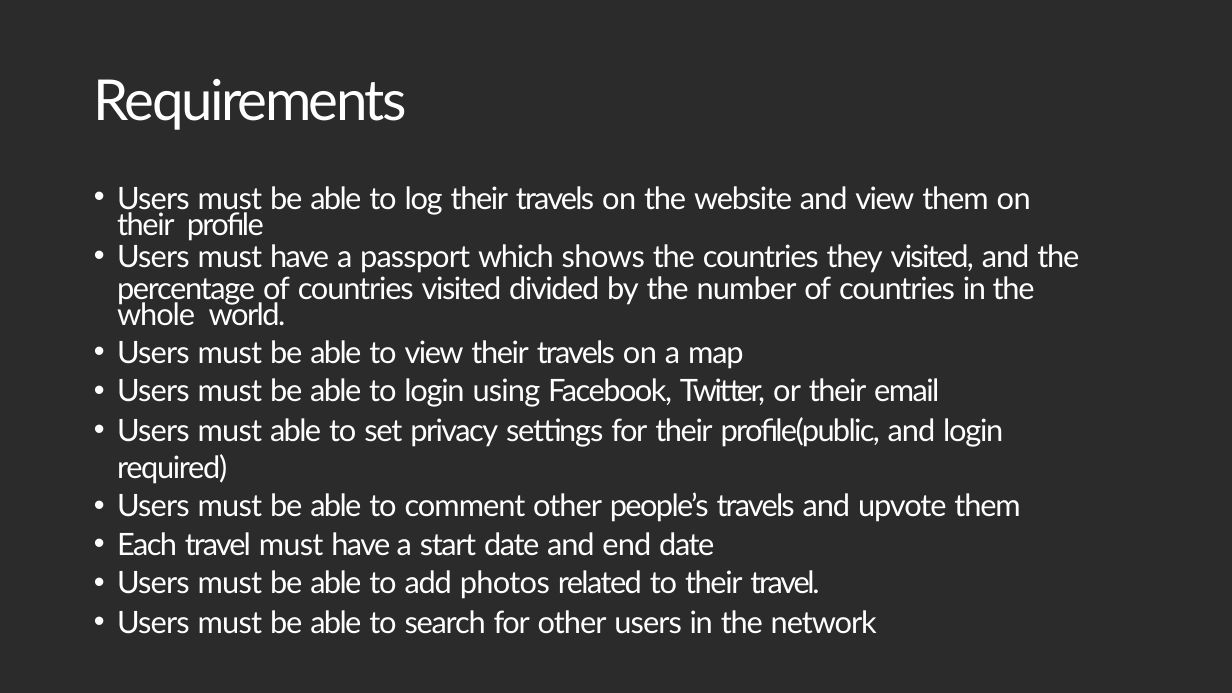
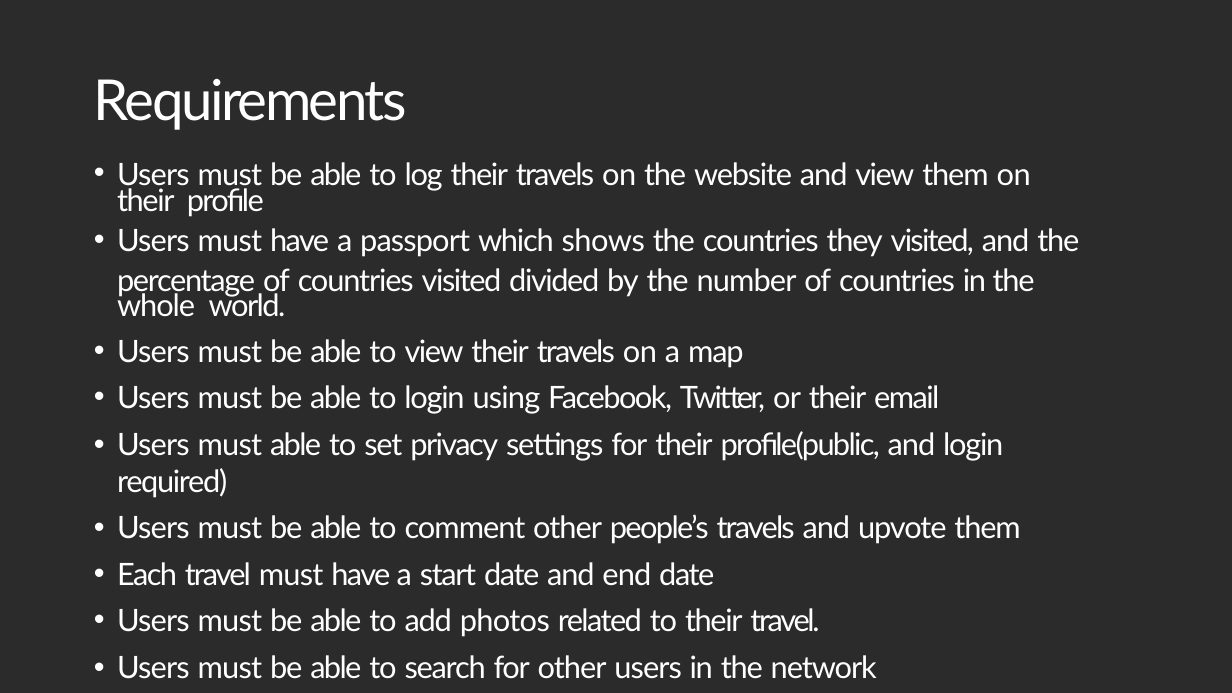
Before and after one commit to fmavb/travelmate, a slide deck: slide 4 of travelmate.pptx. Drawn at 1232x693 pixels with LibreOffice and Linux fonts; fonts in the diff are those of the drawing; background and template pictures are left out; a plain dark background stands for a picture behind light text. Boxes give left, top, right and bottom in pixels: in the first picture for what was removed or moved away, otherwise in the second. Text is boxed around its words. In the diff, an @@ line names an element or a change of style, - is before the commit and + after.

Commit message:
ppt changed some spacing on slides

```diff
--- a/travelmate.pptx
+++ b/travelmate.pptx
@@ text "Users must be able to ...": place and size @@
-text "Users must be able to ..." at [117,186,1079,599]
+text "Users must be able to ..." at [117,162,1079,637]
@@ text "Users must be able to ..." at [117,162,1079,637]: more space between paragraphs @@
```
Also in this commit, not shown: 2 other slides changed.
